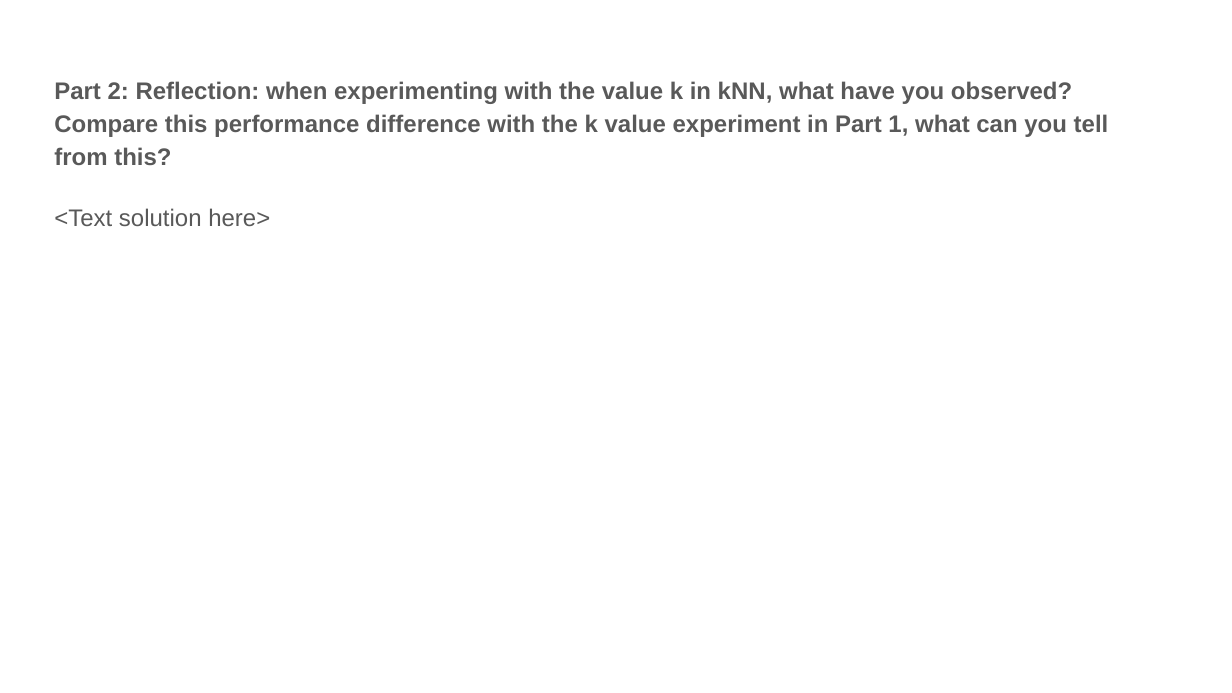
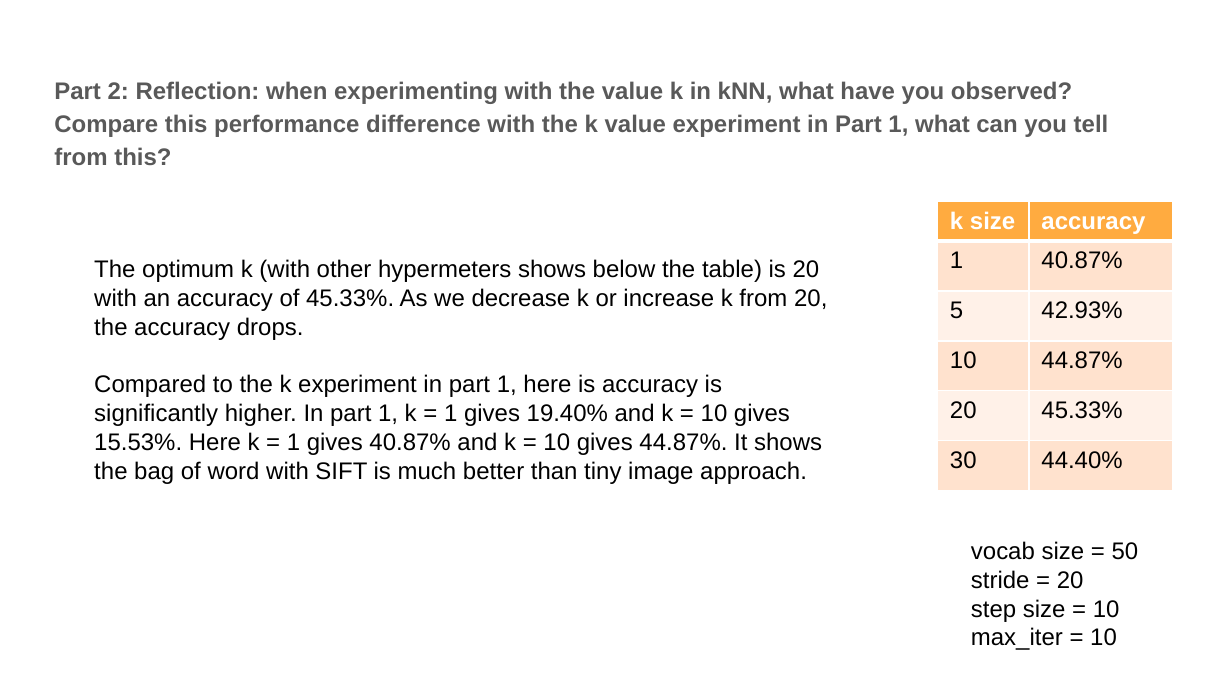
Before and after one commit to jielyugt/scene_recognition, a slide deck: slide 5 of proj5_template.pptx (slide 6 before the commit). Drawn at 1232x693 pixels with LibreOffice and Linux fonts; fonts in the diff are those of the drawing. Boxes give left, top, right and bottom in pixels: in the first picture for what was removed or moved away, otherwise in the second. Text is boxed around its words. In the diff, an @@ line names an element or a change of style, - is before the commit and + after.

```diff
--- a/proj5_template.pptx
+++ b/proj5_template.pptx
@@ text at [54, 208, 270, 226]: paragraph removed @@
-<Text solution here>
@@ table added at [938, 202, 1173, 493], 6 rows, 2 columns @@
+k size | accuracy
+1 | 40.87%
+5 | 42.93%
+10 | 44.87%
+20 | 45.33%
+30 | 44.40%
@@ text added at [94, 259, 827, 484], 14 pt, text #000000 @@
+The optimum k (with other hypermeters shows below the table) is 20 with an accuracy of 45.33%. As we decrease k or increase k from 20, the accuracy drops.
+Compared to the k experiment in part 1, here is accuracy is significantly higher. In part 1, k = 1 gives 19.40% and k = 10 gives 15.53%. Here k = 1 gives 40.87% and k = 10 gives 44.87%. It shows the bag of word with SIFT is much better than tiny image approach.
@@ text added at [971, 541, 1139, 650], 14 pt, text #000000 @@
+vocab size = 50
+stride = 20
+step size = 10
+max_iter = 10
```
Also in this commit, not shown: 5 other slides changed, 1 other file.
